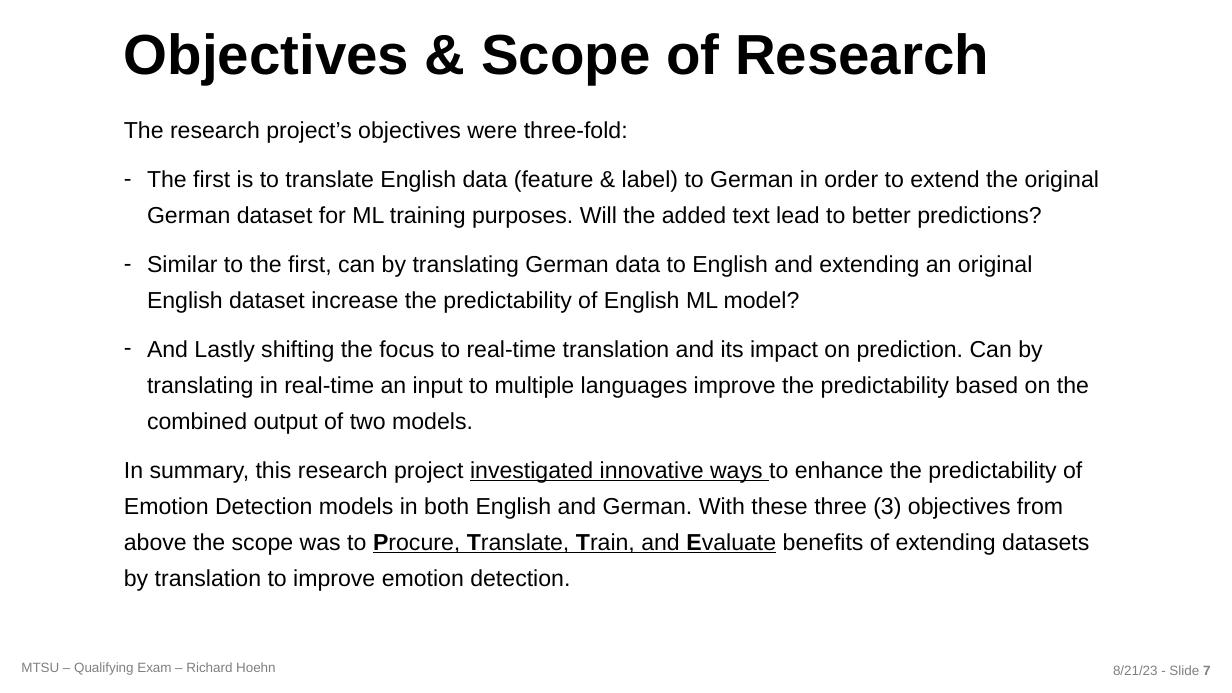
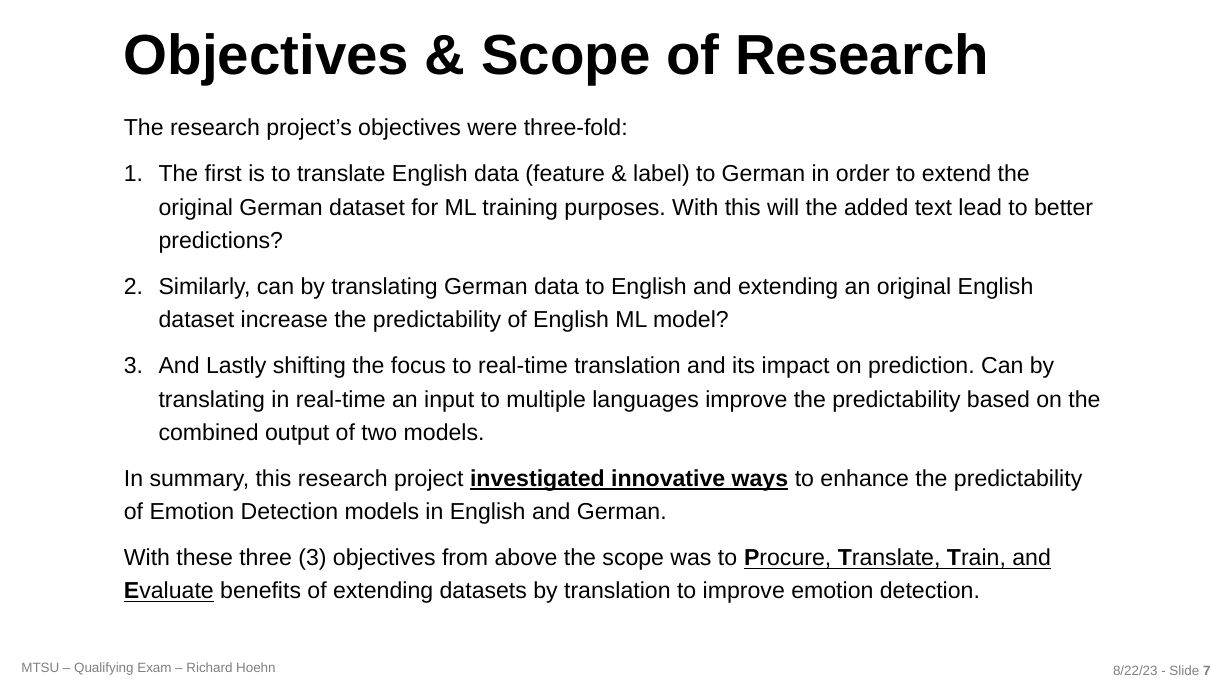
Before and after one commit to richardhoehn/mtsu.coms.qualifying-exam, a slide deck: slide 7 of presentation/COMS_Qualifying_Exam-2023-08-21.pptx. Drawn at 1232x693 pixels with LibreOffice and Linux fonts; fonts in the diff are those of the drawing; background and template pictures are left out. Boxes give left, top, right and bottom in pixels: in the first picture for what was removed or moved away, otherwise in the second. Text is boxed around its words. In the diff, an @@ line names an element or a change of style, - is before the commit and + after.

Commit message:
Presentation - Minor Updates

```diff
--- a/presentation/COMS_Qualifying_Exam-2023-08-21.pptx
+++ b/presentation/COMS_Qualifying_Exam-2023-08-21.pptx
@@ text at bbox=[124, 118, 1100, 445]: line spacing 1.3 to 1.2; bullet - to 1. @@
@@ text at bbox=[159, 164, 1093, 332]: text changed @@
-– The first is to translate English data (feature & label) to German in order to extend the original German dataset for ML training purposes. Will the added text lead to better predictions?
-– Similar to the first, can by translating German data to English and extending an original English dataset increase the predictability of English ML model?
+1. The first is to translate English data (feature & label) to German in order to extend the original German dataset for ML training purposes. With this will the added text lead to better predictions?
+2. Similarly, can by translating German data to English and extending an original English dataset increase the predictability of English ML model?
@@ text at bbox=[124, 469, 1082, 603]: text changed @@
-In summary, this research project investigated innovative ways to enhance the predictability of Emotion Detection models in both English and German. With these three (3) objectives from above the scope was to Procure, Translate, Train, and Evaluate benefits of extending datasets by translation to improve emotion detection.
+In summary, this research project investigated innovative ways to enhance the predictability of Emotion Detection models in English and German.
+With these three (3) objectives from above the scope was to Procure, Translate, Train, and Evaluate benefits of extending datasets by translation to improve emotion detection.
@@ text at bbox=[1113, 665, 1210, 675]: text changed @@
-8/21/23 - Slide 7
+8/22/23 - Slide 7
```
Also in this commit, not shown: 16 other slides changed, 1 slide added, 5 other files.
